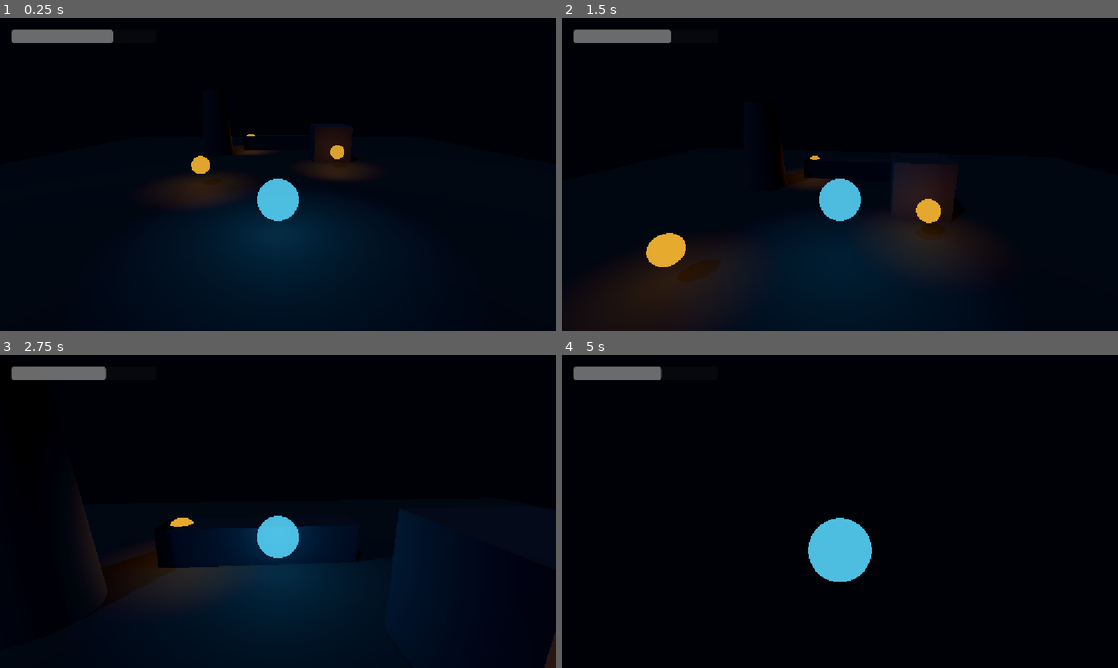
Above: before the commit, frames 1-4 (two rows, left to right).
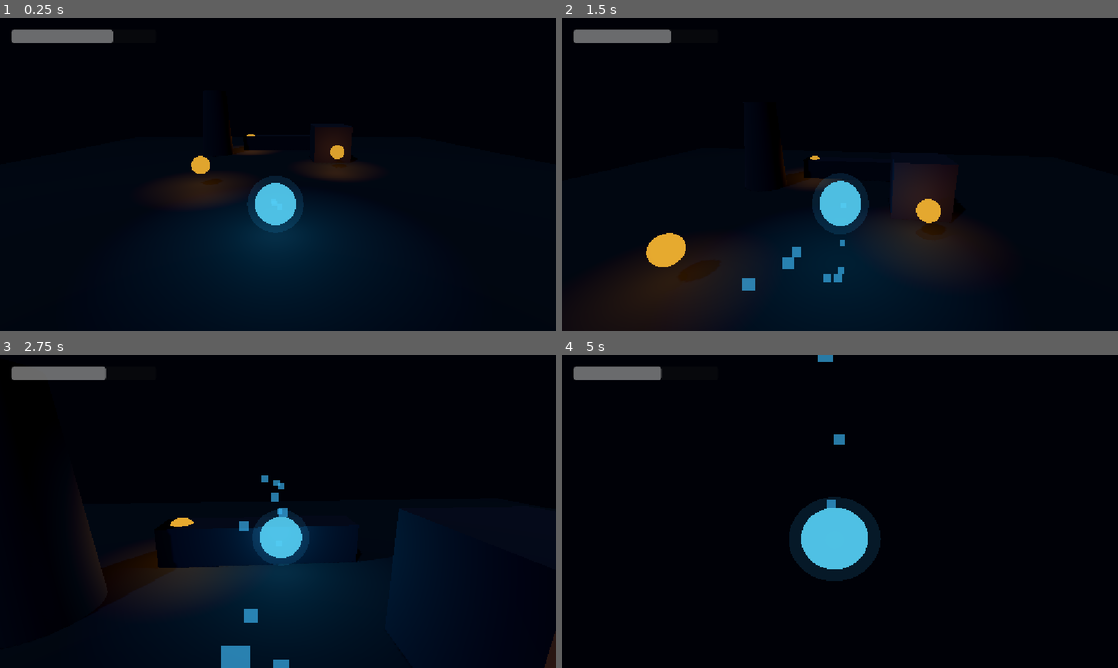
Above: after the commit, the same moments.

Repository: Snow-shino/GMTK2026
Game: Godot game, scene res://main.tscn
Same seed, same stepped clock (60 frames per second), same inputs: the game is played once before the commit and once after it.
Inputs (mouse positions are in pixels of both pictures, inside the frame that each line leads up to):
- Up to frame 1 (0.25 s): no input
- Up to frame 2 (1.5 s): move the mouse to (867, 174) at 0.52 s; hold W (move_forward) from 0.53 s (still down); tap Space (jump) at 0.6, 0.77, 1.07, 1.35 s; move the mouse to (812, 174) at 1.27 s
- Up to frame 3 (2.75 s): keep holding W (move_forward); tap Space (jump) at 1.52, 1.82, 2.1 s; move the mouse to (289, 505) at 2.02 s
- Up to frame 4 (5 s): keep holding W (move_forward); move the mouse to (834, 517) at 2.77 s; tap Space (jump) at 2.85, 3.02, 3.32, 3.6, 3.77, 4.07, 4.35, 4.52, 4.82 s; move the mouse to (878, 514) at 3.52 s; move the mouse to (795, 508) at 4.27 s

The runs differ from the first frame. In frame 1, 0.8% of the frame differs, in the area x 44-55%, y 50-69%; in frame 2, 1.2%; in frame 3, 1.4%; in frame 4, 2.3%, in the area x 40-58%, y 0-73%.

Commit message:
Add procedural wisp visual animation

Diff:
--- a/gmtk-26/scenes/player.tscn
+++ b/gmtk-26/scenes/player.tscn
@@ -1,7 +1,8 @@
-[gd_scene format=3 uid="uid://cmwl5h4dv8abx"]
+[gd_scene load_steps=13 format=3 uid="uid://cmwl5h4dv8abx"]
 
 [ext_resource type="Script" uid="uid://oav20n4lfaxn" path="res://scripts/wisp_player.gd" id="1_player"]
 [ext_resource type="Script" uid="uid://dqh7ndjild0mg" path="res://scripts/life_component.gd" id="2_life"]
+[ext_resource type="Script" path="res://scripts/wisp_visual_animation.gd" id="3_visual"]
 
 [sub_resource type="CapsuleShape3D" id="CapsuleShape_player"]
 radius = 0.45
@@ -17,6 +18,42 @@
 radius = 0.48
 height = 0.96
 
+[sub_resource type="StandardMaterial3D" id="Material_glow"]
+transparency = 1
+shading_mode = 0
+vertex_color_use_as_albedo = true
+albedo_color = Color(0.18, 0.7, 1, 0.14)
+emission_enabled = true
+emission = Color(0.1, 0.55, 1, 1)
+emission_energy_multiplier = 1.8
+
+[sub_resource type="SphereMesh" id="SphereMesh_glow"]
+material = SubResource("Material_glow")
+radius = 0.65
+height = 1.3
+
+[sub_resource type="ParticleProcessMaterial" id="Particles_wisp"]
+emission_shape = 1
+emission_sphere_radius = 0.3
+direction = Vector3(0, 1, 0)
+spread = 35.0
+initial_velocity_min = 0.2
+initial_velocity_max = 0.6
+gravity = Vector3(0, 0.15, 0)
+scale_min = 0.4
+scale_max = 1.0
+color = Color(0.25, 0.75, 1, 0.65)
+
+[sub_resource type="StandardMaterial3D" id="Material_particle"]
+transparency = 1
+shading_mode = 0
+vertex_color_use_as_albedo = true
+billboard_mode = 1
+
+[sub_resource type="QuadMesh" id="QuadMesh_particle"]
+material = SubResource("Material_particle")
+size = Vector2(0.12, 0.12)
+
 [sub_resource type="SphereShape3D" id="SphereShape_arm"]
 radius = 0.2
 
@@ -28,17 +65,28 @@
 transform = Transform3D(1, 0, 0, 0, 1, 0, 0, 0, 1, 0, 0.9, 0)
 shape = SubResource("CapsuleShape_player")
 
-[node name="Visual" type="Node3D" parent="." unique_id=825108720]
+[node name="VisualRoot" type="Node3D" parent="." unique_id=825108720]
 unique_name_in_owner = true
 transform = Transform3D(1, 0, 0, 0, 1, 0, 0, 0, 1, 0, 0.9, 0)
+script = ExtResource("3_visual")
 
-[node name="WispMesh" type="MeshInstance3D" parent="Visual" unique_id=1774211718]
+[node name="WispMesh" type="MeshInstance3D" parent="VisualRoot" unique_id=1774211718]
 mesh = SubResource("SphereMesh_wisp")
 
-[node name="GlowLight" type="OmniLight3D" parent="Visual" unique_id=16021801]
+[node name="GlowMesh" type="MeshInstance3D" parent="VisualRoot"]
+mesh = SubResource("SphereMesh_glow")
+
+[node name="GlowLight" type="OmniLight3D" parent="VisualRoot" unique_id=16021801]
 light_color = Color(0.25, 0.75, 1, 1)
 light_energy = 2.0
 shadow_enabled = true
+
+[node name="WispParticles" type="GPUParticles3D" parent="VisualRoot"]
+amount = 18
+lifetime = 1.4
+randomness = 0.6
+process_material = SubResource("Particles_wisp")
+draw_pass_1 = SubResource("QuadMesh_particle")
 
 [node name="CameraPivot" type="Node3D" parent="." unique_id=1982469868]
 unique_name_in_owner = true
--- a/gmtk-26/scripts/wisp_player.gd
+++ b/gmtk-26/scripts/wisp_player.gd
@@ -8,7 +8,6 @@
 @export_range(0.1, 30.0, 0.1) var move_speed: float = 6.0
 @export_range(0.1, 100.0, 0.1) var acceleration: float = 24.0
 @export_range(0.1, 100.0, 0.1) var deceleration: float = 30.0
-@export_range(0.1, 30.0, 0.1) var rotation_speed: float = 10.0
 @export_range(0.1, 30.0, 0.1) var jump_velocity: float = 9.5
 
 @export_category("Air Movement")
@@ -26,7 +25,6 @@
 
 @onready var camera: Camera3D = %Camera3D
 @onready var camera_pivot: Node3D = %CameraPivot
-@onready var visual: Node3D = %Visual
 @onready var life: Node = %LifeComponent
 
 func _ready() -> void:
@@ -82,10 +80,6 @@
 	velocity.x = move_toward(velocity.x, target_velocity.x, change_rate * delta)
 	velocity.z = move_toward(velocity.z, target_velocity.z, change_rate * delta)
 
-	if not move_direction.is_zero_approx():
-		var target_angle := atan2(-move_direction.x, -move_direction.z)
-		visual.rotation.y = lerp_angle(visual.rotation.y, target_angle, rotation_speed * delta)
-
 	move_and_slide()
 
 
--- /dev/null
+++ b/gmtk-26/scripts/wisp_visual_animation.gd
@@ -0,0 +1,148 @@
+class_name WispVisualAnimation
+extends Node3D
+
+@export_category("Idle")
+@export_range(0.0, 1.0, 0.01) var idle_bob_amplitude: float = 0.12
+@export_range(0.1, 10.0, 0.1) var idle_bob_speed: float = 1.8
+@export_range(0.0, 1.0, 0.01) var idle_sway_amplitude: float = 0.07
+@export_range(0.0, 0.2, 0.005) var scale_pulse_amount: float = 0.025
+
+@export_category("Movement")
+@export_range(0.0, 1.0, 0.01) var move_bob_amplitude: float = 0.2
+@export_range(0.1, 15.0, 0.1) var move_bob_speed: float = 4.5
+@export_range(0.0, 1.0, 0.01) var move_weave_amplitude: float = 0.12
+@export_range(0.0, 45.0, 0.5) var max_turn_lean_degrees: float = 14.0
+@export_range(0.1, 30.0, 0.1) var turn_lean_speed: float = 9.0
+@export_range(0.0, 45.0, 0.5) var acceleration_pitch_degrees: float = 10.0
+@export_range(0.1, 30.0, 0.1) var visual_smoothing: float = 10.0
+
+@export_category("Jump and Landing")
+@export_range(0.0, 0.5, 0.01) var jump_stretch_amount: float = 0.14
+@export_range(0.0, 1.0, 0.01) var jump_impulse_offset: float = 0.16
+@export_range(0.0, 0.6, 0.01) var landing_squash_amount: float = 0.18
+@export_range(0.0, 1.0, 0.01) var landing_offset_amount: float = 0.16
+@export_range(0.1, 30.0, 0.1) var landing_recovery_speed: float = 10.0
+
+var base_position: Vector3
+var base_rotation: Vector3
+var base_scale: Vector3
+
+var _body: CharacterBody3D
+var _previous_velocity := Vector3.ZERO
+var _previous_grounded := true
+var _previous_direction := Vector3.ZERO
+var _time := 0.0
+var _phase := 0.0
+var _facing_yaw := 0.0
+var _jump_time := -1.0
+var _jump_offset := 0.0
+var _landing_strength := 0.0
+
+
+func _ready() -> void:
+	_body = get_parent() as CharacterBody3D
+	base_position = position
+	base_rotation = rotation
+	base_scale = scale
+	_phase = randf_range(0.0, TAU)
+	_previous_grounded = _body.is_on_floor()
+
+
+func _process(delta: float) -> void:
+	if not is_instance_valid(_body):
+		return
+
+	_time += delta
+	var grounded := _body.is_on_floor()
+	var horizontal_velocity := Vector3(_body.velocity.x, 0.0, _body.velocity.z)
+	var horizontal_speed := horizontal_velocity.length()
+	var speed_ratio := clampf(horizontal_speed / 6.0, 0.0, 1.0)
+	var movement_direction := horizontal_velocity.normalized() if horizontal_speed > 0.05 else Vector3.ZERO
+
+	if _previous_grounded and not grounded and _body.velocity.y > 0.0:
+		_jump_time = 0.0
+		_jump_offset = jump_impulse_offset
+	if not _previous_grounded and grounded:
+		_landing_strength = clampf(absf(_previous_velocity.y) / 14.0, 0.35, 1.0)
+
+	var bob_speed := lerpf(idle_bob_speed, move_bob_speed, speed_ratio)
+	var bob_amplitude := lerpf(idle_bob_amplitude, move_bob_amplitude, speed_ratio)
+	var bob := sin(_time * bob_speed + _phase) * bob_amplitude
+	bob += sin(_time * bob_speed * 1.73 + _phase * 0.37) * bob_amplitude * 0.3
+
+	var idle_sway := Vector3(
+		sin(_time * idle_bob_speed * 0.71 + _phase) * idle_sway_amplitude,
+		0.0,
+		sin(_time * idle_bob_speed * 0.47 + _phase * 1.9) * idle_sway_amplitude * 0.65
+	) * (1.0 - speed_ratio)
+
+	var weave_offset := Vector3.ZERO
+	if not movement_direction.is_zero_approx():
+		var movement_right := Vector3(-movement_direction.z, 0.0, movement_direction.x)
+		weave_offset = movement_right * sin(_time * move_bob_speed * 0.85 + _phase) * move_weave_amplitude * speed_ratio
+
+	var turn_amount := 0.0
+	if not movement_direction.is_zero_approx() and not _previous_direction.is_zero_approx():
+		turn_amount = clampf(
+			_previous_direction.signed_angle_to(movement_direction, Vector3.UP) / maxf(delta * 8.0, 0.001),
+			-1.0,
+			1.0
+		)
+	var turn_lean := deg_to_rad(max_turn_lean_degrees) * turn_amount
+	var turn_curve_offset := Vector3.ZERO
+	if not movement_direction.is_zero_approx():
+		turn_curve_offset = Vector3(-movement_direction.z, 0.0, movement_direction.x) * turn_amount * move_weave_amplitude * 0.65
+
+	var horizontal_acceleration := (horizontal_velocity - Vector3(_previous_velocity.x, 0.0, _previous_velocity.z)) / maxf(delta, 0.001)
+	var forward_acceleration := horizontal_acceleration.dot(movement_direction) if not movement_direction.is_zero_approx() else 0.0
+	var acceleration_pitch := -deg_to_rad(acceleration_pitch_degrees) * clampf(forward_acceleration / 24.0, -1.0, 1.0)
+
+	if not movement_direction.is_zero_approx():
+		var target_yaw := atan2(-movement_direction.x, -movement_direction.z)
+		_facing_yaw = lerp_angle(_facing_yaw, target_yaw, _smooth_weight(turn_lean_speed, delta))
+
+	var procedural_scale := Vector3.ONE
+	var pulse := sin(_time * idle_bob_speed * 1.31 + _phase) * scale_pulse_amount
+	procedural_scale += Vector3(pulse, -pulse * 0.35, pulse)
+
+	if _jump_time >= 0.0:
+		_jump_time += delta
+		if _jump_time < 0.055:
+			procedural_scale += Vector3(jump_stretch_amount * 0.2, -jump_stretch_amount * 0.4, jump_stretch_amount * 0.2)
+		elif _jump_time < 0.2:
+			var takeoff_strength := 1.0 - ((_jump_time - 0.055) / 0.145)
+			procedural_scale += Vector3(-jump_stretch_amount * 0.3, jump_stretch_amount, -jump_stretch_amount * 0.3) * takeoff_strength
+		else:
+			_jump_time = -1.0
+
+	if not grounded and _body.velocity.y > 0.0:
+		var rise_strength := clampf(_body.velocity.y / 9.5, 0.0, 1.0)
+		procedural_scale += Vector3(-0.25, 1.0, -0.25) * jump_stretch_amount * rise_strength
+	elif not grounded and _body.velocity.y < 0.0:
+		var fall_strength := clampf(absf(_body.velocity.y) / 12.0, 0.0, 1.0)
+		procedural_scale += Vector3(0.35, -0.45, 0.35) * jump_stretch_amount * fall_strength
+
+	_jump_offset = lerpf(_jump_offset, 0.0, _smooth_weight(8.0, delta))
+	_landing_strength = lerpf(_landing_strength, 0.0, _smooth_weight(landing_recovery_speed, delta))
+	procedural_scale += Vector3(0.5, -1.0, 0.5) * landing_squash_amount * _landing_strength
+
+	var target_position := base_position
+	target_position += Vector3.UP * (bob + _jump_offset - landing_offset_amount * _landing_strength)
+	target_position += idle_sway + weave_offset + turn_curve_offset
+	var target_rotation := base_rotation + Vector3(acceleration_pitch, _facing_yaw, -turn_lean)
+	var target_scale := base_scale * procedural_scale
+	var smoothing := _smooth_weight(visual_smoothing, delta)
+	position = position.lerp(target_position, smoothing)
+	rotation.x = lerp_angle(rotation.x, target_rotation.x, smoothing)
+	rotation.y = lerp_angle(rotation.y, target_rotation.y, smoothing)
+	rotation.z = lerp_angle(rotation.z, target_rotation.z, smoothing)
+	scale = scale.lerp(target_scale, smoothing)
+
+	_previous_velocity = _body.velocity
+	_previous_grounded = grounded
+	if not movement_direction.is_zero_approx():
+		_previous_direction = movement_direction
+
+
+func _smooth_weight(speed: float, delta: float) -> float:
+	return 1.0 - exp(-speed * delta)
Not shown, added: gmtk-26/scripts/wisp_visual_animation.gd.uid
